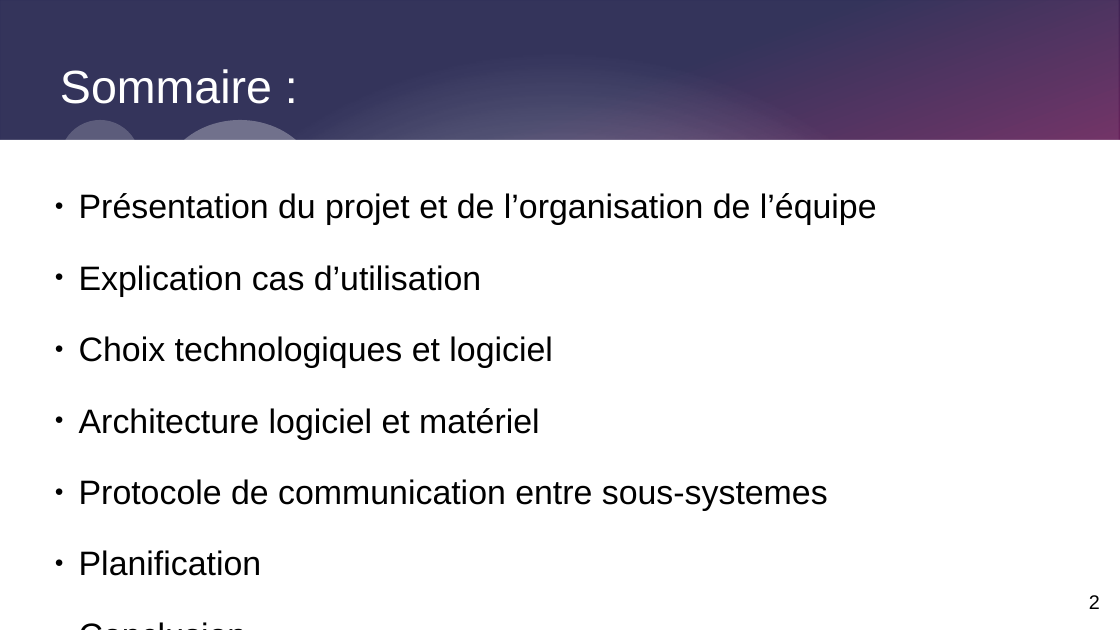
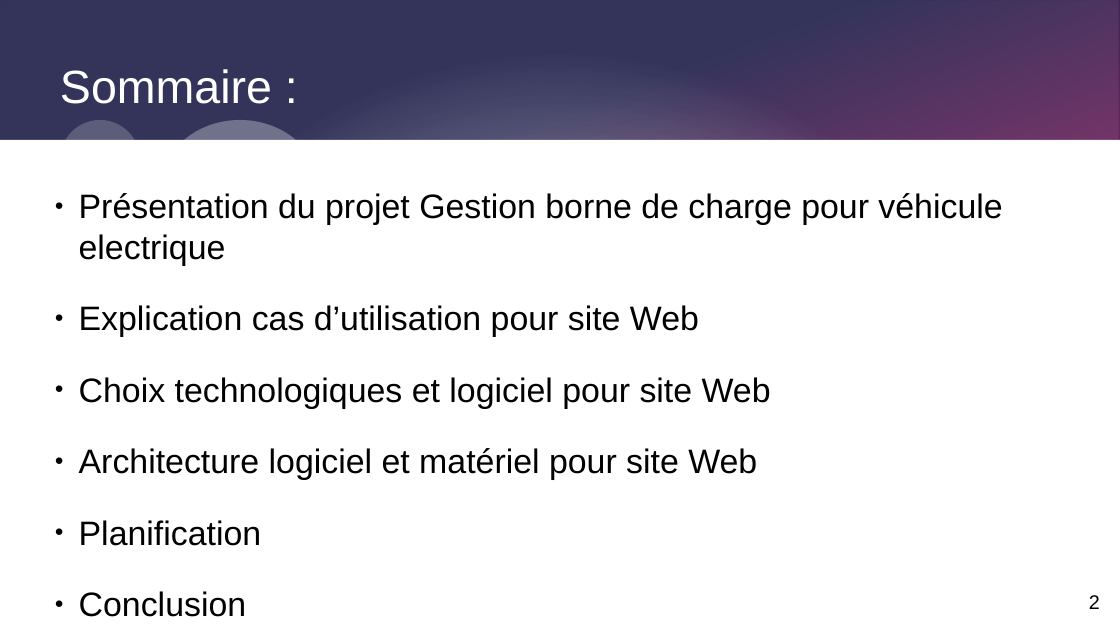
Before and after one commit to Corentinh2/PROJET_GESTIONNAIRE_DE_CHARGE, a slide deck: slide 2 of Diapo_revue1_projet.odp. Drawn at 1120x630 pixels with LibreOffice and Linux fonts; fonts in the diff are those of the drawing. Boxes give left, top, right and bottom in pixels: in the first picture for what was removed or moved away, otherwise in the second. Text is boxed around its words. In the diff, an @@ line names an element or a change of style, - is before the commit and + after.

```diff
--- a/Diapo_revue1_projet.odp
+++ b/Diapo_revue1_projet.odp
@@ text at (79,193,1002,480): text changed @@
-● Présentation du projet et de l’organisation de l’équipe
-● Explication cas d’utilisation
-● Choix technologiques et logiciel
-● Architecture logiciel et matériel
-● Protocole de communication entre sous-systemes
+● Présentation du projet Gestion borne de charge pour véhicule electrique
+● Explication cas d’utilisation pour site Web
+● Choix technologiques et logiciel pour site Web
+● Architecture logiciel et matériel pour site Web
```
Also in this commit, not shown: 6 other slides changed, 3 slides added, 1 slide removed, 5 other files.
